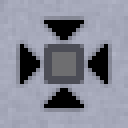
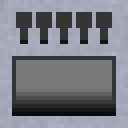
Layer changes from the first w=128, h=128 image to the second:
added layer "controller" above "arrows out smaller" over [12,12,116,116]
hid "arrows in" over [20,20,108,108]
hid "small" over [48,48,80,80]
